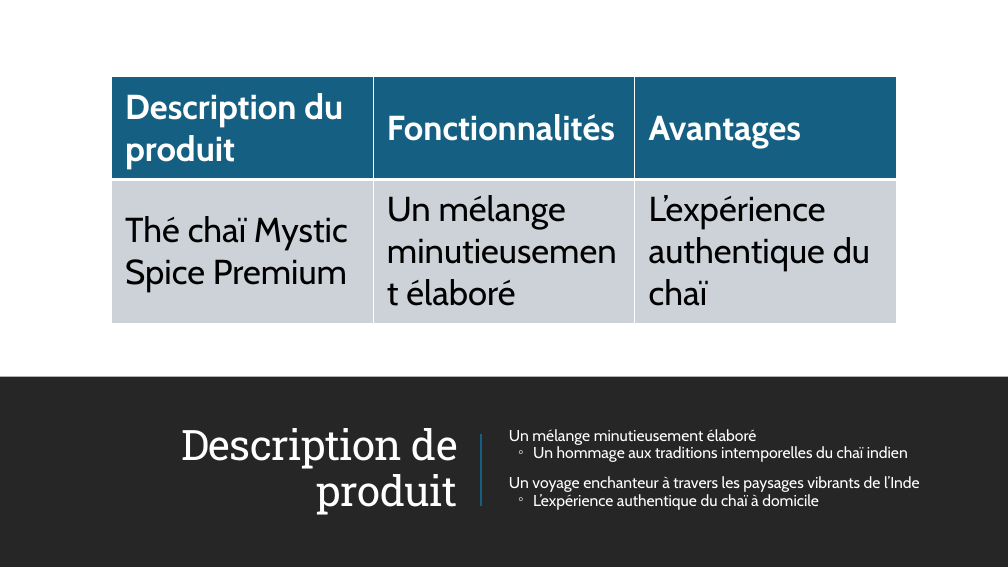
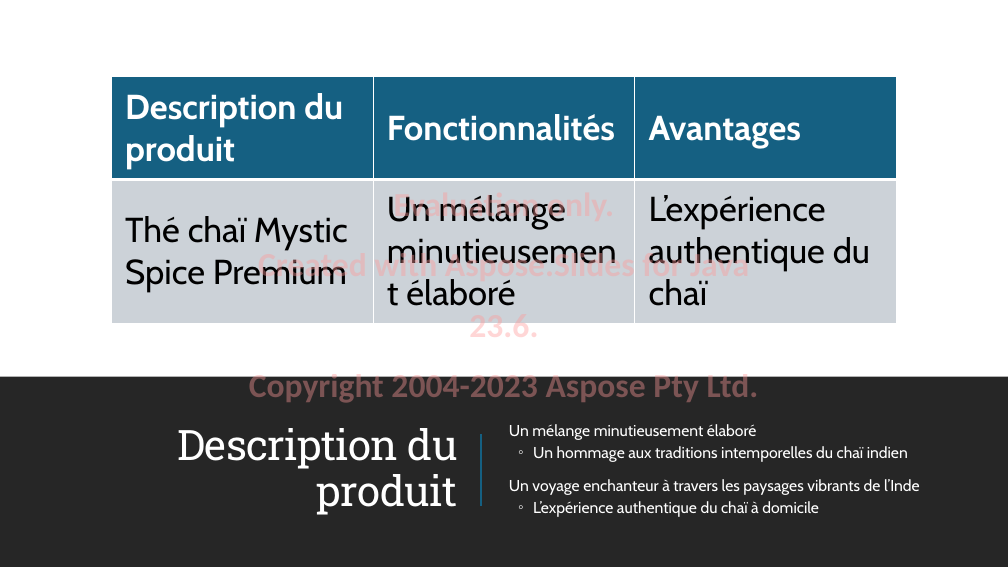
Before and after one commit to MicrosoftLearning/MS-4004-Empower-workforce-copilot-use-cases.fr-fr, a slide deck: slide 4 of ResourceFiles/Mystic Spice Premium Chai Market Analysis Presentation.pptx. Drawn at 1008x567 pixels with LibreOffice and Linux fonts; fonts in the diff are those of the drawing. Boxes give left, top, right and bottom in pixels: in the first picture for what was removed or moved away, otherwise in the second. Text is boxed around its words. In the diff, an @@ line names an element or a change of style, - is before the commit and + after.

```diff
--- a/ResourceFiles/Mystic Spice Premium Chai Market Analysis Presentation.pptx
+++ b/ResourceFiles/Mystic Spice Premium Chai Market Analysis Presentation.pptx
@@ text added at (x1=249, y1=195, x2=759, y2=403), 32 pt, text #FF9999 at 40% opacity, bold @@
+Evaluation only.
+Created with Aspose.Slides for Java 23.6.
+Copyright 2004-2023 Aspose Pty Ltd.
@@ text "Un mélange minutieusement élaboré" at (x1=509, y1=424, x2=920, y2=517): line spacing 0.7 to 0.9 @@
@@ title at (x1=178, y1=428, x2=458, y2=515): text changed @@
-Description de produit
+Description du produit
```
Also in this commit, not shown: 13 other slides changed, 28 other files.
